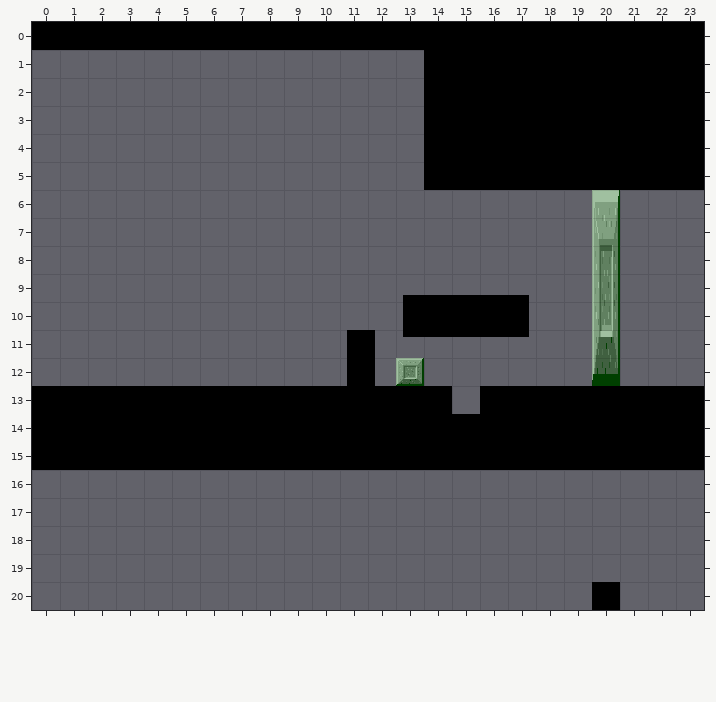
A Tiled map (JSON) gets an edit: app/assets/map/destructible-layer-test.json. Above, as it was before the edit.
Cells are 32x32 px. Shown: x 0..23, y 0..20.
The result:
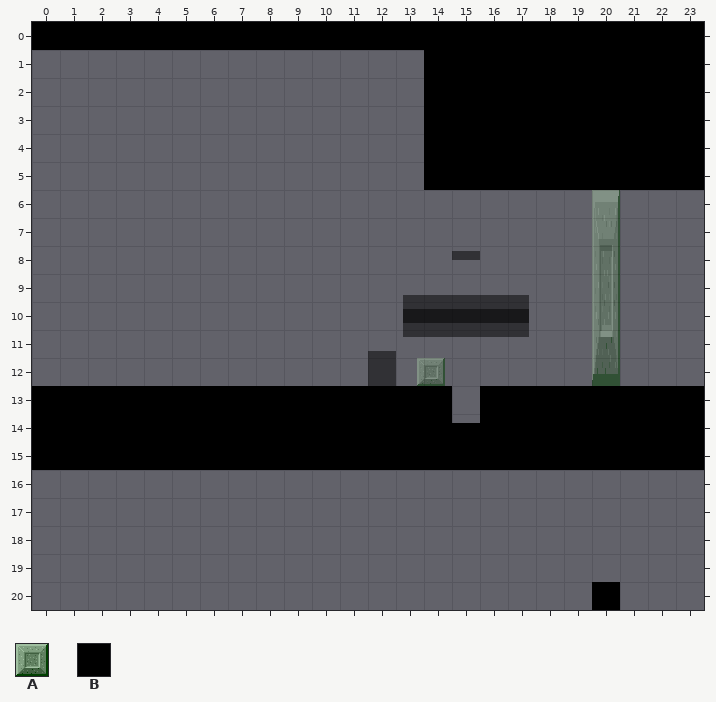
Key: from "marble-zone-block": A 0; from "shapes": B 1.
Objects are placed by their top-left corner, in cells (3,4 is the top-left corner of cell 3,4); size is 1x1 cell unless given.
The exact change:
layer "objects" opacity 100% -> 50%
Layer "objects":
Object B "switch" at 15,14 size 1x0.3 becomes B "switch" at 15,8.2 size 1x0.3.
Object B "sonic" at 11.2,11 size 1x2 becomes B "sonic" at 12,11.8 size 1x1.2.
Object A "marble-block" at 13,12 becomes A "marble-block" at 13.8,12.
